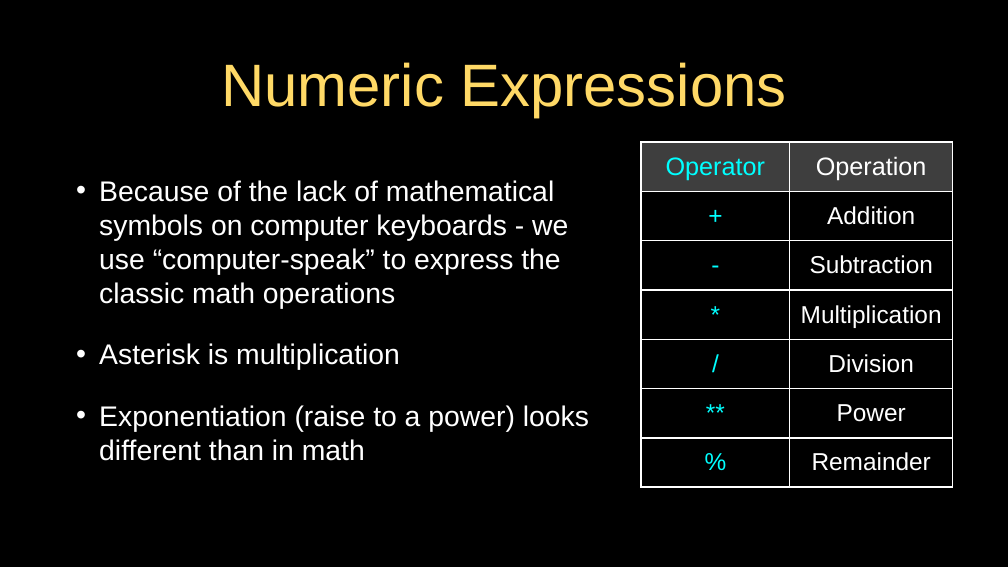
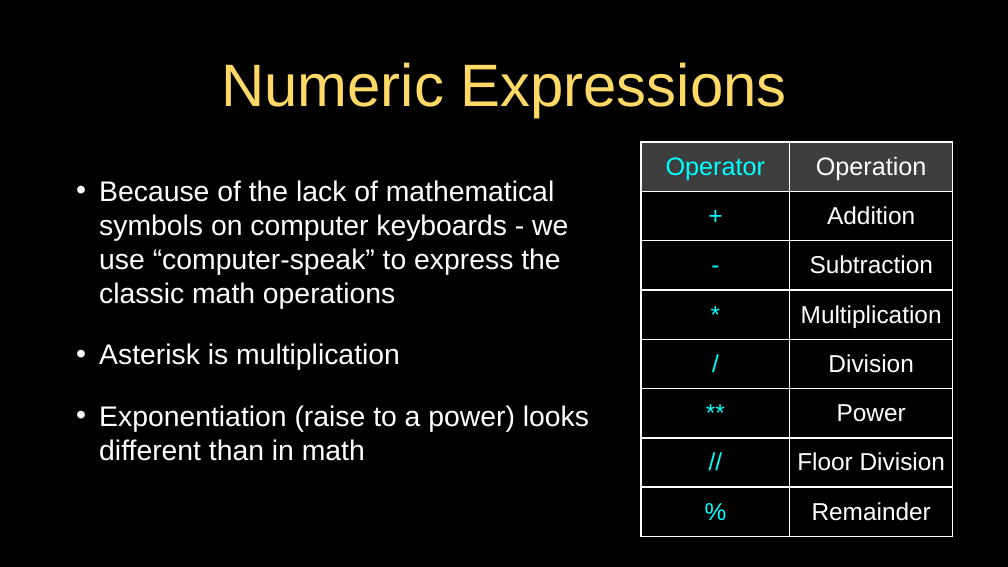
Before and after one commit to csev/py4e, a slide deck: slide 16 of lectures3/Pythonlearn-02-Expressions.pptx. Drawn at 1008x567 pixels with LibreOffice and Linux fonts; fonts in the diff are those of the drawing. Boxes give left, top, right and bottom in pixels: in the first picture for what was removed or moved away, otherwise in the second. Text is boxed around its words. In the diff, an @@ line names an element or a change of style, - is before the commit and + after.

Commit message:
issue-480: Add floor division to 02-Expressions slide deck.

```diff
--- a/lectures3/Pythonlearn-02-Expressions.pptx
+++ b/lectures3/Pythonlearn-02-Expressions.pptx
@@ table at <box>641,142,952,536</box> @@
+row 7: // | Floor Division
```
Also in this commit, not shown: 29 other slides changed, 2 slides added, 1 other file.
